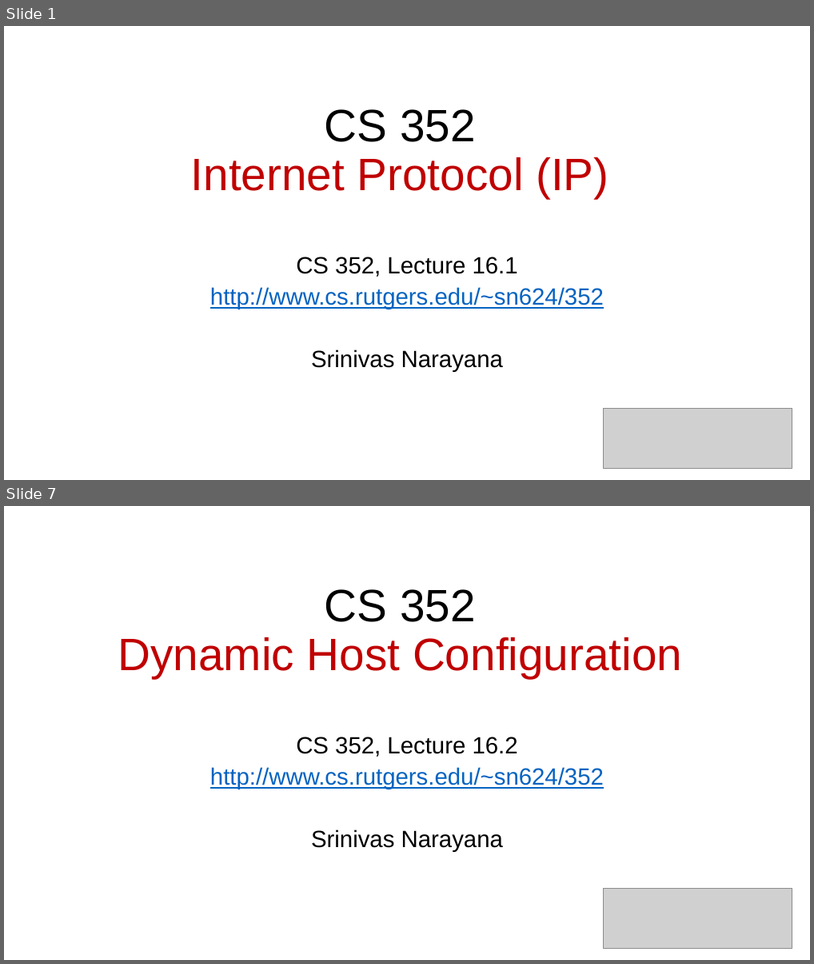
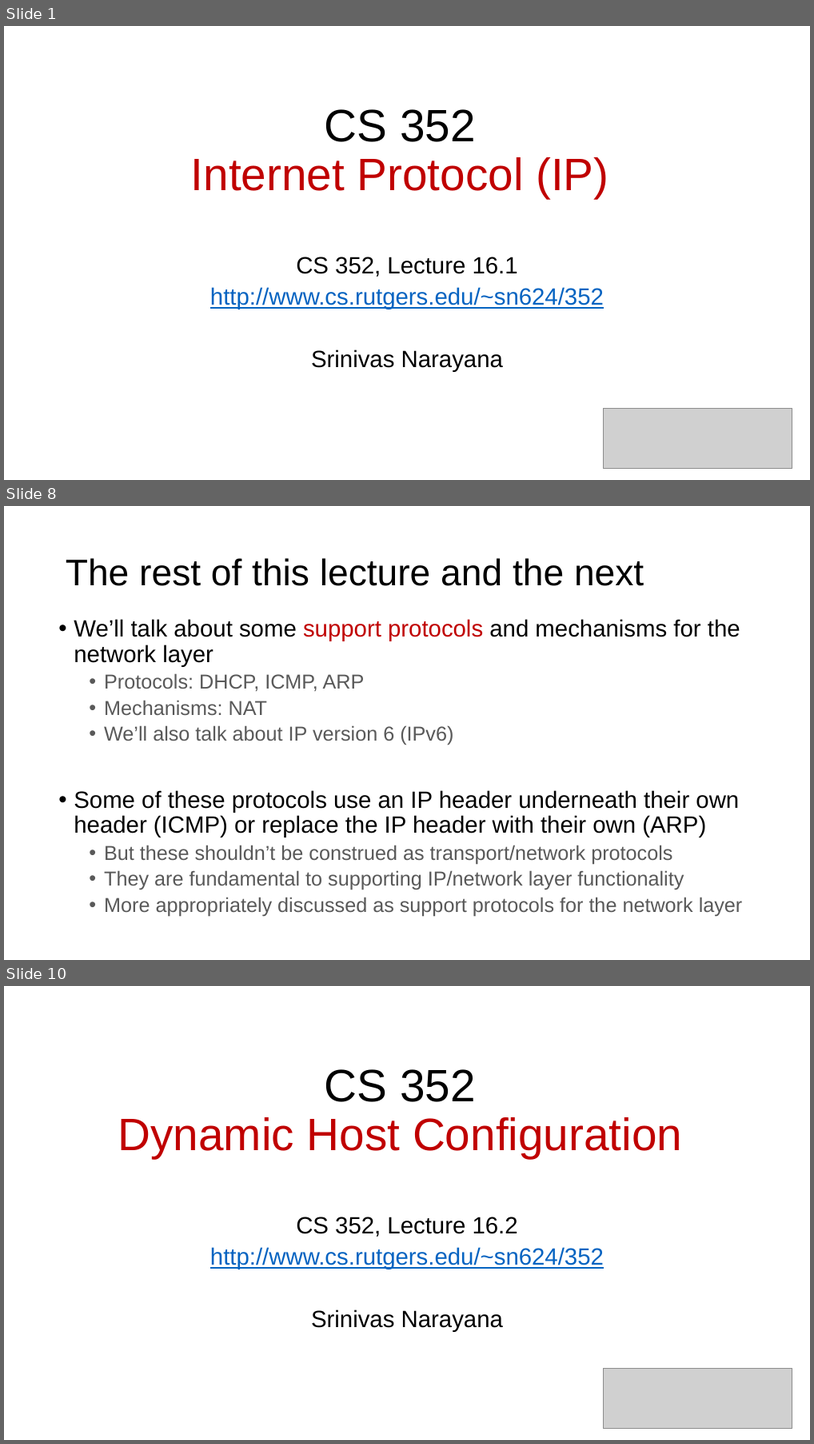
Before and after one commit to ngsrinivas/coursegen, a slide deck: ex/352-S21/staging/352-S21/lectures/network-protocols-1.pptx. Shown one above the other, each under a label of ours: slides 1 and 7 before the commit, slides 1, 8 and 10 after it; the slides between them are not shown. The pictures are 814x964 and 814x1444 pixels, drawn with LibreOffice and Linux fonts; fonts in the diff are those of the drawing; grey boxes stand for pictures. Boxes give left, top, right and bottom in pixels: in the first picture for what was removed or moved away, otherwise in the second. Text is boxed around its words. In the diff, an @@ line names an element or a change of style, - is before the commit and + after.

```diff
--- a/ex/352-S21/staging/352-S21/lectures/network-protocols-1.pptx
+++ b/ex/352-S21/staging/352-S21/lectures/network-protocols-1.pptx
@@ slide 8 added at <box>4,506,810,960</box>, background #FFFFFF @@
@@ title added at <box>66,558,644,586</box>, 44 pt, text #000000 @@
+The rest of this lecture and the next
@@ text added at <box>74,619,743,916</box>, 24 pt, text #595959 @@
+• We’ll talk about some support protocols and mechanisms for the network layer
+  • Protocols: DHCP, ICMP, ARP
+  • Mechanisms: NAT
+  • We’ll also talk about IP version 6 (IPv6)
+• Some of these protocols use an IP header underneath their own header (ICMP) or replace the IP header with their own (ARP)
+  • But these shouldn’t be construed as transport/network protocols
+  • They are fundamental to supporting IP/network layer functionality
+  • More appropriately discussed as support protocols for the network layer
@@ what was slide 7 is now slide 10 @@
```
Also in this commit, not shown: 17 slides changed, 8 other slides added, 9 slides removed, 1 other file.
